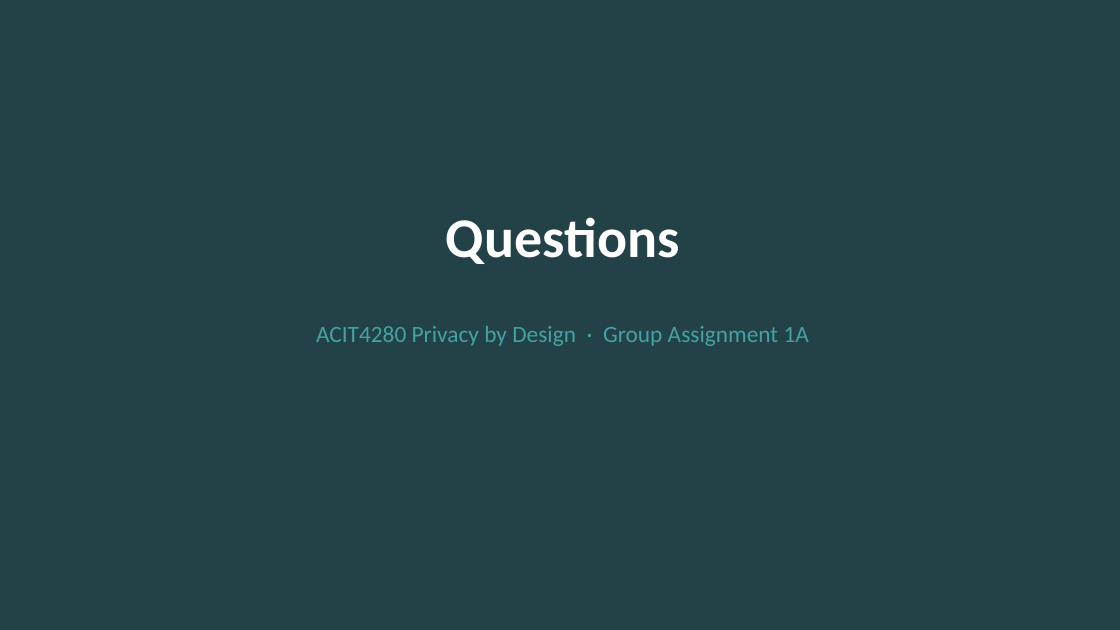
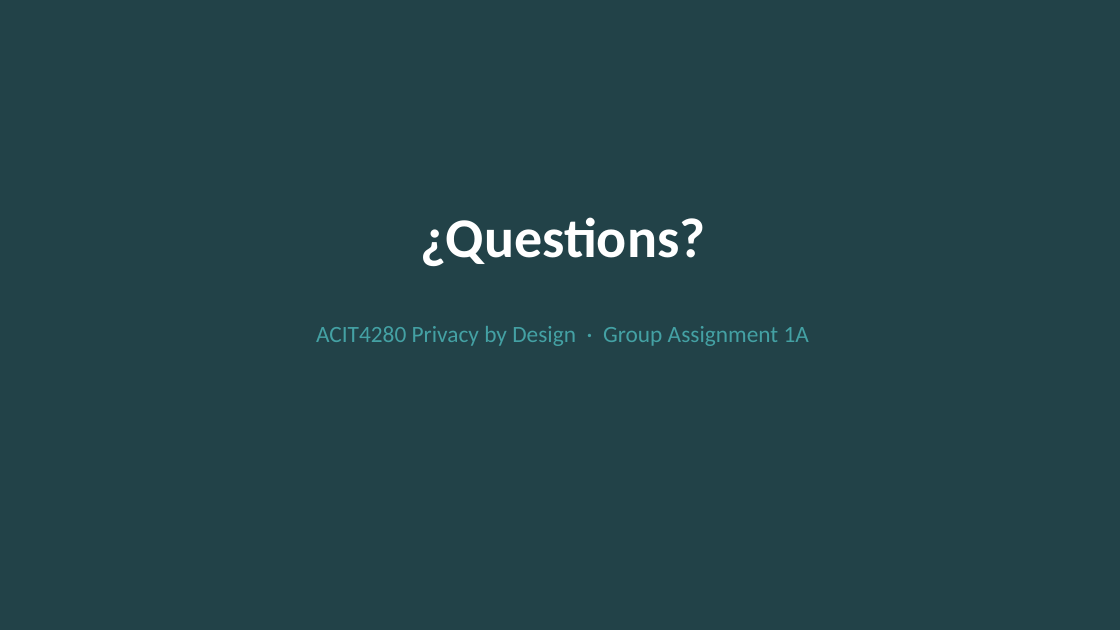
Before and after one commit to kasa031/Bacheloroppgave, a slide deck: slide 14 of ACIT4280_1A_presentation.pptx. Drawn at 1120x630 pixels with LibreOffice and Linux fonts; fonts in the diff are those of the drawing. Boxes give left, top, right and bottom in pixels: in the first picture for what was removed or moved away, otherwise in the second. Text is boxed around its words. In the diff, an @@ line names an element or a change of style, - is before the commit and + after.

```diff
--- a/ACIT4280_1A_presentation.pptx
+++ b/ACIT4280_1A_presentation.pptx
@@ text at <box>420,217,705,266</box>: text changed @@
-Questions
+¿Questions?
```
Also in this commit, not shown: 4 other files.
